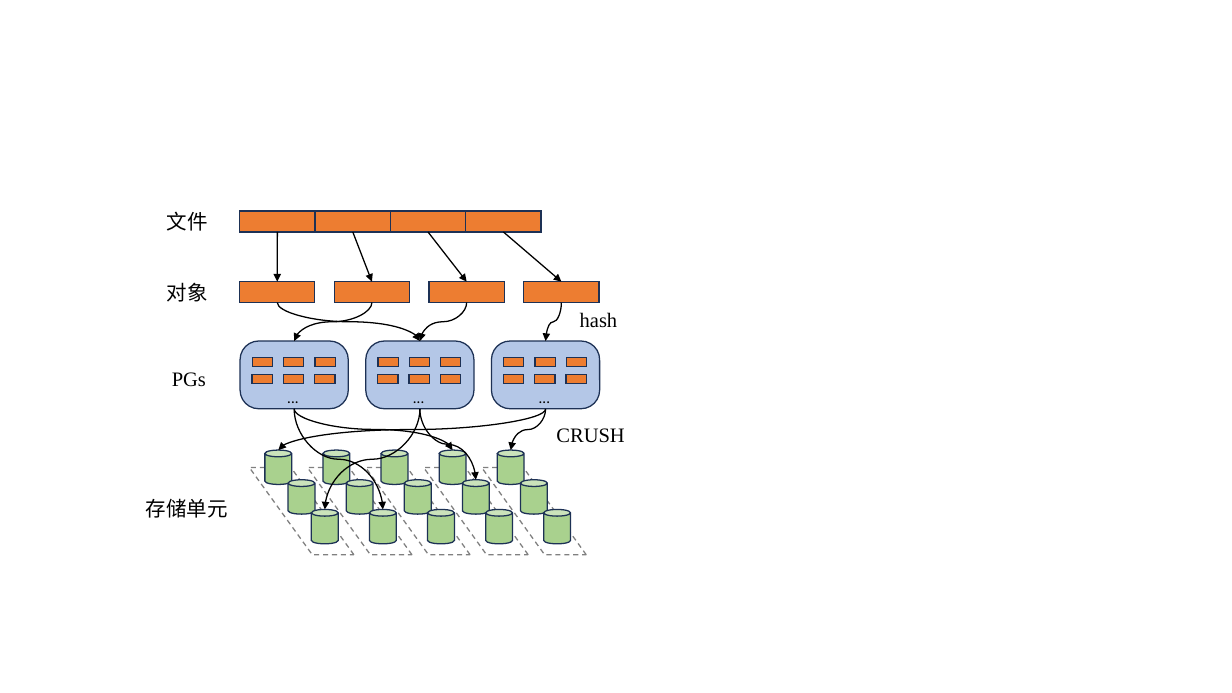
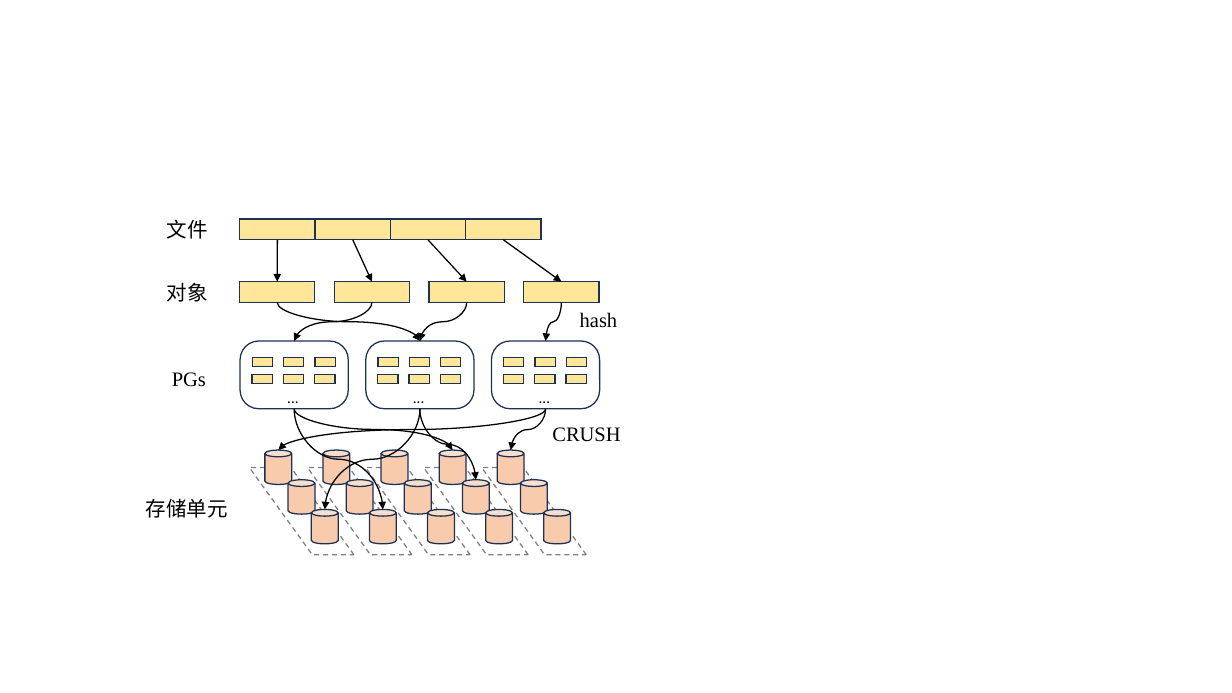
Before and after one commit to Studio-tyx/tyx_thesis_template, a slide deck: slide 18 of figure/timechain/fig.pptx. Drawn at 1232x693 pixels with LibreOffice and Linux fonts; fonts in the diff are those of the drawing; background and template pictures are left out. Boxes give left, top, right and bottom in pixels: in the first picture for what was removed or moved away, otherwise in the second. Text is boxed around its words. In the diff, an @@ line names an element or a change of style, - is before the commit and + after.

```diff
--- a/figure/timechain/fig.pptx
+++ b/figure/timechain/fig.pptx
@@ 4 rectangles, 1 text: place and size @@
-4 rectangles, 1 text at (167,211,542,232)
+4 rectangles, 1 text at (167,219,542,240)
@@ fill #ED7D31 to #FFE699 in 26 elements at (239,282,315,303), (335,282,410,303), (429,282,505,303), (524,282,600,303), (252,358,273,367), (284,358,304,367), (315,358,335,367), (252,374,273,384), (284,374,304,384), (315,374,335,384), (378,358,398,367), (409,358,430,367), (441,358,461,367), (378,374,398,384), (409,374,430,384), (441,374,461,384), (504,358,524,367), (535,358,555,367), (567,358,587,367), (504,374,524,384), (535,374,555,384), (567,374,587,384), (239,219,315,240), (315,219,391,240), (390,219,466,240), (466,219,542,240) @@
@@ arrow moved from (277, 232) - (277, 282) to (277, 240) - (277, 282) @@
@@ arrow moved from (353, 232) - (372, 282) to (353, 240) - (372, 282) @@
@@ arrow moved from (428, 232) - (467, 282) to (428, 240) - (467, 282) @@
@@ arrow moved from (504, 232) - (562, 282) to (504, 240) - (562, 282) @@
@@ fill #B4C7E7 to none in 3 elements at (240,341,348,409), (366,341,474,409), (492,341,600,409) @@
@@ text "CRUSH": place and size @@
-text "CRUSH" at (556,428,624,443)
+text "CRUSH" at (552,427,620,442)
@@ fill #A9D18E to #F8CBAD in 15 elements at (265,450,292,484), (288,480,315,514), (311,509,338,543), (323,450,350,484), (347,480,373,514), (370,509,396,543), (381,450,408,484), (405,480,432,514), (428,509,455,543), (439,450,466,484), (462,480,489,514), (486,509,513,543), (497,450,524,484), (520,480,547,514), (543,509,570,543) @@
```
Also in this commit, not shown: 2 other slides changed, 1 slide added, 1 slide removed, 15 other files.
